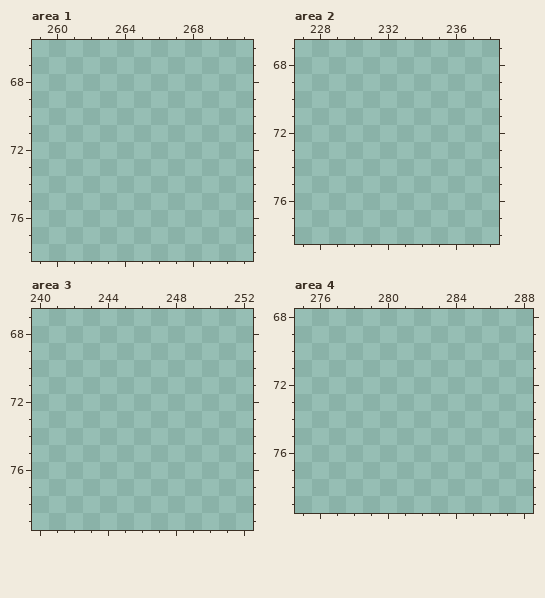
Two versions of one pixel-art file, Assets/UI/Artworks.aseprite. The picture above was drawn from the file before the commit.
640x360 pixels, 1 frame. Colours within 5 levels of each other are drawn and written as one. Shown: area 1: x 259..271, y 66..78; area 2: x 227..238, y 67..78; area 3: x 240..252, y 67..79; area 4: x 275..288, y 68..79. The commit also changed other parts of the picture, which this record leaves out.
Now the later version:
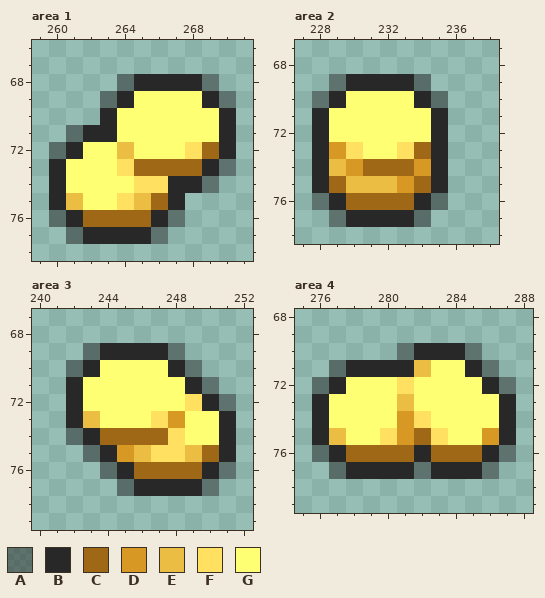
Palette (. is transparent): A #2828287f  B #282828  C #9e6817  D #d89924  E #ecbd43  F #ffe061  G #ffff73
The edit:
Area 1, layer "Layer 1":
y 68: x 264..269 ...... -> ABBBBA
y 69: x 263..270 ........ -> ABGGGGBA
y 70: x 263..270 ........ -> BGGGGGGB
y 71: x 261..270 .......... -> ABBGGGGGGB
y 72: x 260..270 ........... -> ABGGEGGGFCB
y 73: x 260..270 ........... -> BGGGFCCCCBA
y 74: x 260..269 .......... -> BGGGGFFBBA
y 75: x 260..267 ........ -> BEGGFECB
y 76: x 260..267 ........ -> ABCCCCBA
y 77: x 261..266 ...... -> ABBBBA
Area 2, layer "Layer 1":
y 69: x 229..234 ...... -> ABBBBA
y 70: x 228..235 ........ -> ABGGGGBA
y 71..72: x 228..235 ........ -> BGGGGGGB
y 73: x 228..235 ........ -> BDFGGFCB
y 74: x 228..235 ........ -> BEDCCCDB
y 75: x 228..235 ........ -> BCEEEDCB
y 76: x 228..235 ........ -> ABCCCCBA
y 77: x 229..234 ...... -> ABBBBA
Area 3, layer "Layer 1":
y 69: x 243..248 ...... -> ABBBBA
y 70: x 242..249 ........ -> ABGGGGBA
y 71: x 242..250 ......... -> BGGGGGGBA
y 72: x 242..251 .......... -> BGGGGGGFBA
y 73: x 242..251 .......... -> BEGGGFDGGB
y 74: x 242..251 .......... -> ABCCCCFGGB
y 75: x 243..251 ......... -> ABDEFFECB
y 76: x 244..251 ........ -> ABCCCCBA
y 77: x 245..250 ...... -> ABBBBA
Area 4, layer "Layer 1":
y 70: x 281..285 ..... -> ABBBA
y 71: x 277..286 .......... -> ABBBBEGGBA
y 72: x 276..287 ............ -> ABGGGFGGGGBA
y 73: x 276..287 ............ -> BGGGGEGGGGGB
y 74: x 276..287 ............ -> BGGGGDFGGGGB
y 75: x 276..287 ............ -> BEGGFDCFGGDB
y 76: x 276..287 ............ -> ABCCCCBCCCBA
y 77: x 277..286 .......... -> ABBBBABBBA
